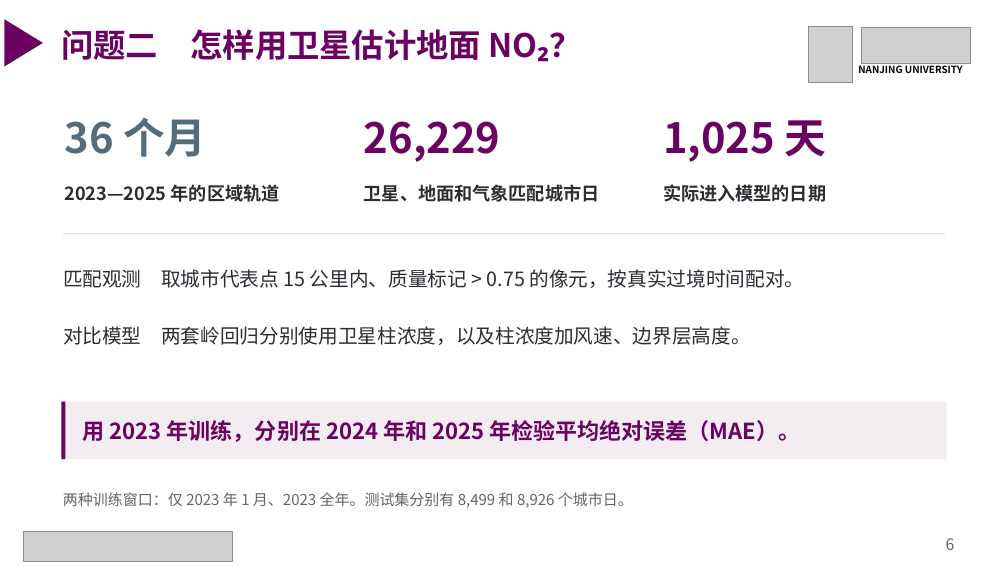
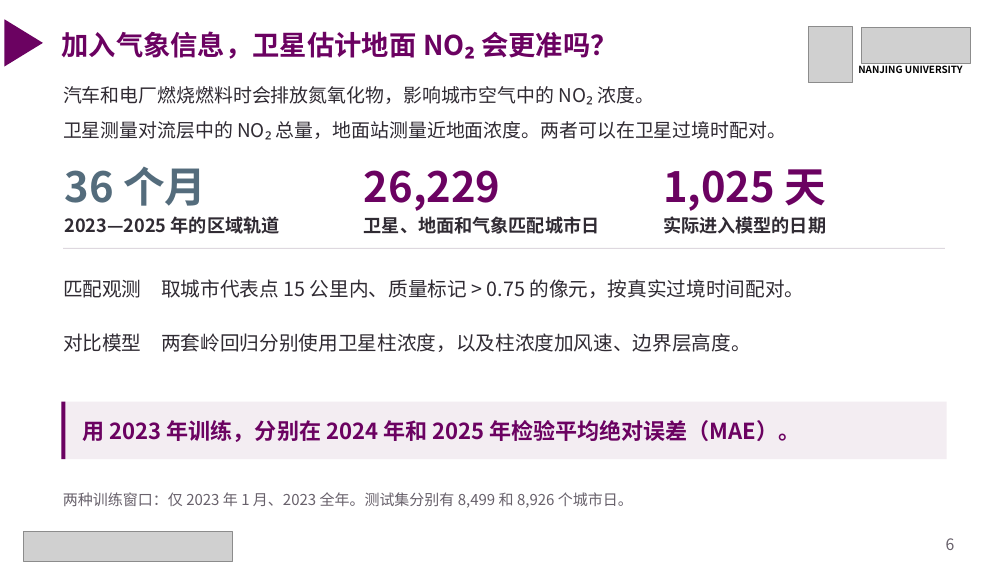
Before and after one commit to gxm-nju/china-air-pollution, a slide deck: slide 6 of docs/课堂展示.pptx. Drawn at 1008x567 pixels with LibreOffice and Linux fonts; fonts in the diff are those of the drawing; grey boxes stand for pictures. Boxes give left, top, right and bottom in pixels: in the first picture for what was removed or moved away, otherwise in the second. Text is boxed around its words. In the diff, an @@ line names an element or a change of style, - is before the commit and + after.

Commit message:
按修订版报告统一课堂展示研究问题、核验说明与发布材料

```diff
--- a/docs/课堂展示.pptx
+++ b/docs/课堂展示.pptx
@@ text at (61, 31, 618, 59): text changed; size 30.8 to 26 pt @@
-问题二 怎样用卫星估计地面 NO₂？
+加入气象信息，卫星估计地面 NO₂ 会更准吗？
@@ text added at (63, 86, 654, 104), 18 pt, text #302B33 @@
+汽车和电厂燃烧燃料时会排放氮氧化物，影响城市空气中的 NO₂ 浓度。
@@ text added at (63, 121, 786, 139), 18 pt, text #302B33 @@
+卫星测量对流层中的 NO₂ 总量，地面站测量近地面浓度。两者可以在卫星过境时配对。
@@ 3 texts: place and size @@
-3 texts at (65, 118, 827, 162)
+3 texts at (65, 167, 827, 211)
@@ 3 texts: place and size @@
-3 texts at (65, 184, 826, 202)
+3 texts at (65, 216, 826, 234)
@@ text "匹配观测 取城市代表点 15 公里内、质量标记 > ...": place and size @@
-text "匹配观测 取城市代表点 15 公里内、质量标记 > ..." at (63, 269, 804, 288)
+text "匹配观测 取城市代表点 15 公里内、质量标记 > ..." at (63, 279, 804, 298)
@@ rectangle: place and size @@
-rectangle at (63, 233, 945, 234)
+rectangle at (63, 248, 945, 249)
@@ text "对比模型 两套岭回归分别使用卫星柱浓度，以及柱浓度加风速、边界层高度。": place and size @@
-text "对比模型 两套岭回归分别使用卫星柱浓度，以及柱浓度加风速、边界层高度。" at (63, 326, 751, 345)
+text "对比模型 两套岭回归分别使用卫星柱浓度，以及柱浓度加风速、边界层高度。" at (63, 333, 751, 352)
```
Also in this commit, not shown: 11 other slides changed, 9 other files.
